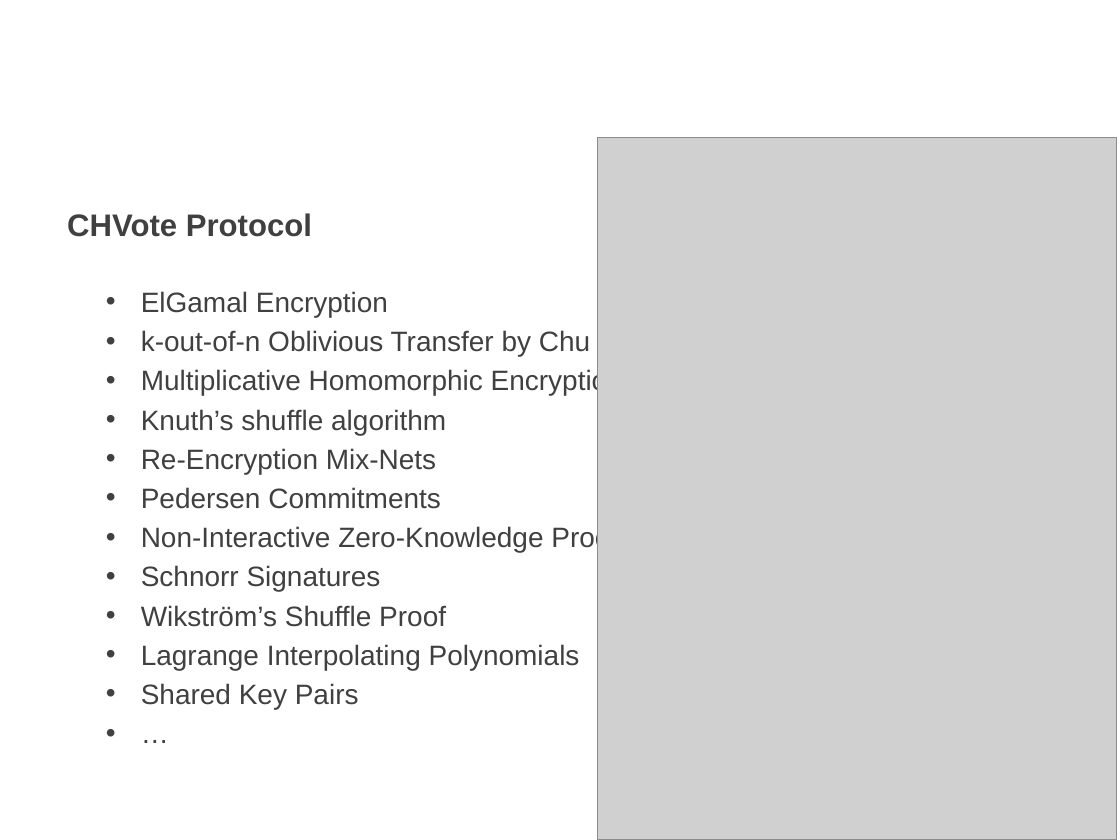
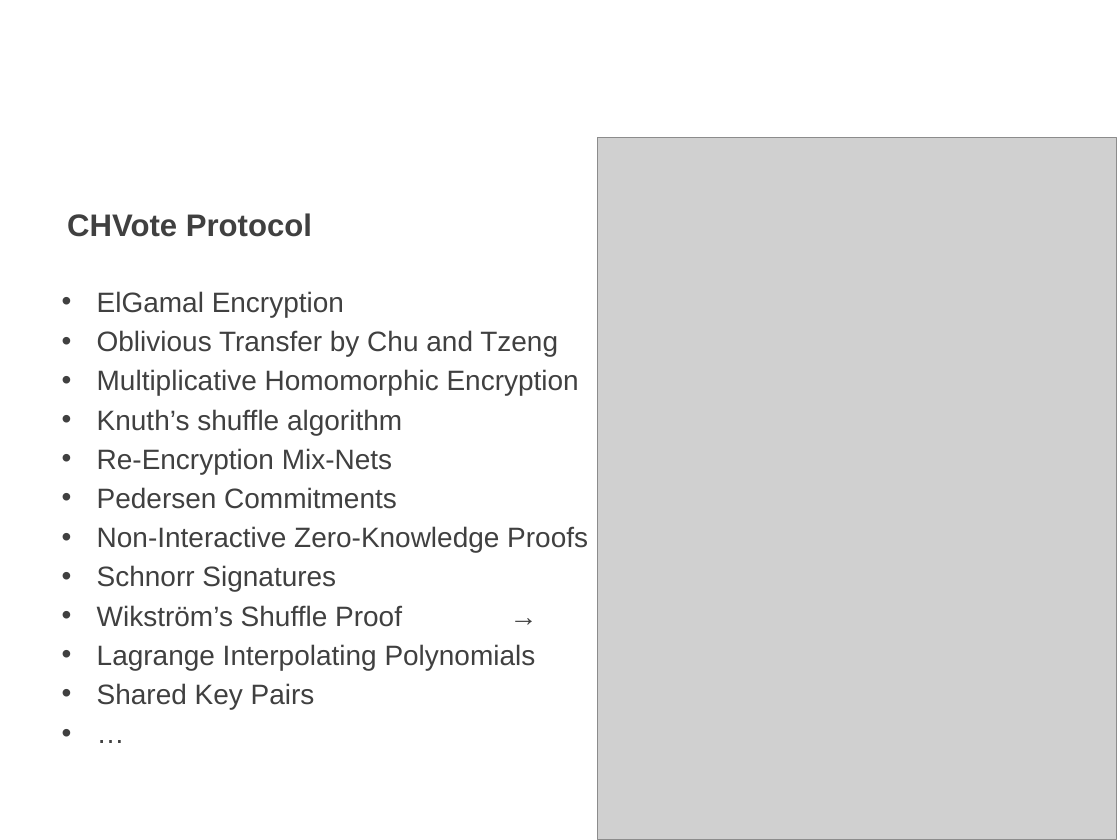
Before and after one commit to nextgenevoting/visualizer, a slide deck: slide 4 of docs/Presentation.pptx. Drawn at 1120x840 pixels with LibreOffice and Linux fonts; fonts in the diff are those of the drawing; grey boxes stand for pictures; background and template pictures are left out. Boxes give left, top, right and bottom in pixels: in the first picture for what was removed or moved away, otherwise in the second. Text is boxed around its words. In the diff, an @@ line names an element or a change of style, - is before the commit and + after.

```diff
--- a/docs/Presentation.pptx
+++ b/docs/Presentation.pptx
@@ text "ElGamal Encryption": place and size @@
-text "ElGamal Encryption" at [141,291,632,709]
+text "ElGamal Encryption" at [97,291,588,709]
@@ text at [97,330,558,356]: text changed @@
-• k-out-of-n Oblivious Transfer by Chu and Tzeng
+• Oblivious Transfer by Chu and Tzeng
@@ text at [97,605,402,627]: text changed @@
-• Wikström’s Shuffle Proof
+• Wikström’s Shuffle Proof →
```
Also in this commit, not shown: 2 other slides changed, 11 other files.
